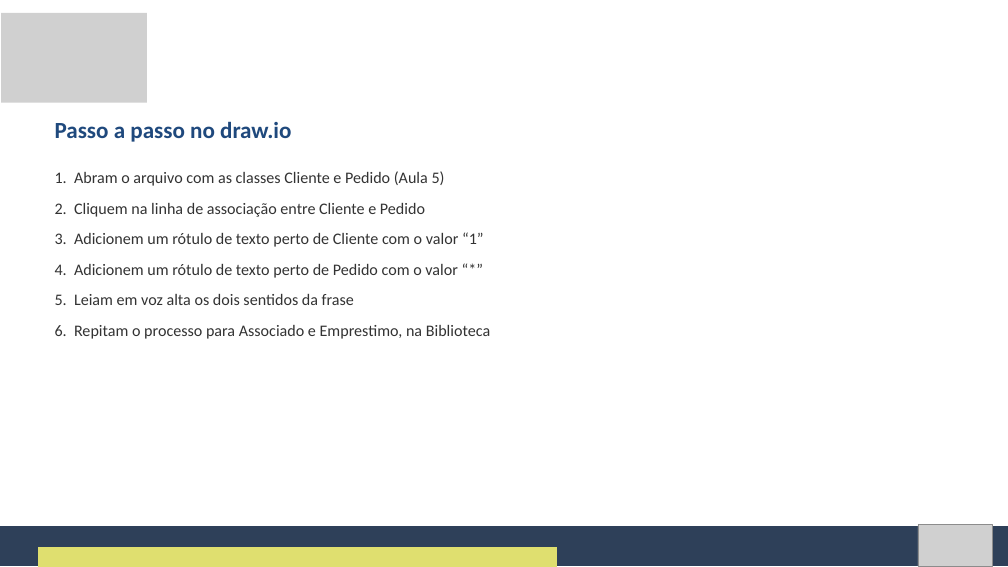
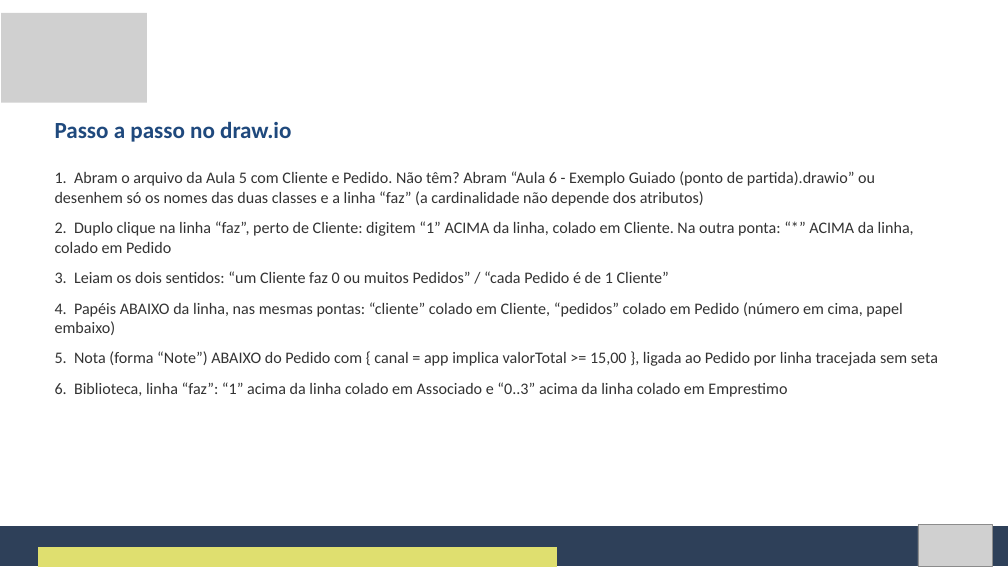
Before and after one commit to Natan20/Curso-Modelagem-De-Sistemas-Material, a slide deck: slide 73 of Aula 06 - 25-09-2026/Aula 6 - Slides.pptx (slide 71 before the commit). Drawn at 1008x567 pixels with LibreOffice and Linux fonts; fonts in the diff are those of the drawing; grey boxes stand for pictures. Boxes give left, top, right and bottom in pixels: in the first picture for what was removed or moved away, otherwise in the second. Text is boxed around its words. In the diff, an @@ line names an element or a change of style, - is before the commit and + after.

Commit message:
Amplia a Aula 6: cardinalidade e além, atividades com ponto de partida
- Slides (117) e Apostila reestruturados: 1:1/1:N/N:N, papéis, navegabilidade,
  associação reflexiva, classe associativa, restrições e ponte com o banco
- Atividade 1 alinhada ao diagrama da Aula 5 (verbos originais e as
  associações Atendente registra / Gerente autoriza Pedido)
- Atividade 3 (revisão geral AutoCerto) dividida em 3 etapas, com exemplo
  de formato para cada parte
- Exemplo guiado com passos de posicionamento e slide de resultado esperado
- Arquivos .drawio de ponto de partida para o exemplo guiado e as
  Atividades 1 e 2
- Novos diagramas da aula

```diff
--- a/Aula 06 - 25-09-2026/Aula 6 - Slides.pptx
+++ b/Aula 06 - 25-09-2026/Aula 6 - Slides.pptx
@@ text at [55, 171, 938, 397]: text changed @@
-1. Abram o arquivo com as classes Cliente e Pedido (Aula 5)
-2. Cliquem na linha de associação entre Cliente e Pedido
-3. Adicionem um rótulo de texto perto de Cliente com o valor “1”
-4. Adicionem um rótulo de texto perto de Pedido com o valor “*”
-5. Leiam em voz alta os dois sentidos da frase
-6. Repitam o processo para Associado e Emprestimo, na Biblioteca
+1. Abram o arquivo da Aula 5 com Cliente e Pedido. Não têm? Abram “Aula 6 - Exemplo Guiado (ponto de partida).drawio” ou desenhem só os nomes das duas classes e a linha “faz” (a cardinalidade não depende dos atributos)
+2. Duplo clique na linha “faz”, perto de Cliente: digitem “1” ACIMA da linha, colado em Cliente. Na outra ponta: “*” ACIMA da linha, colado em Pedido
+3. Leiam os dois sentidos: “um Cliente faz 0 ou muitos Pedidos” / “cada Pedido é de 1 Cliente”
+4. Papéis ABAIXO da linha, nas mesmas pontas: “cliente” colado em Cliente, “pedidos” colado em Pedido (número em cima, papel embaixo)
+5. Nota (forma “Note”) ABAIXO do Pedido com { canal = app implica valorTotal >= 15,00 }, ligada ao Pedido por linha tracejada sem seta
+6. Biblioteca, linha “faz”: “1” acima da linha colado em Associado e “0..3” acima da linha colado em Emprestimo
```
Also in this commit, not shown: 64 other slides changed, 41 slides added, 30 slides removed, 20 other files.
